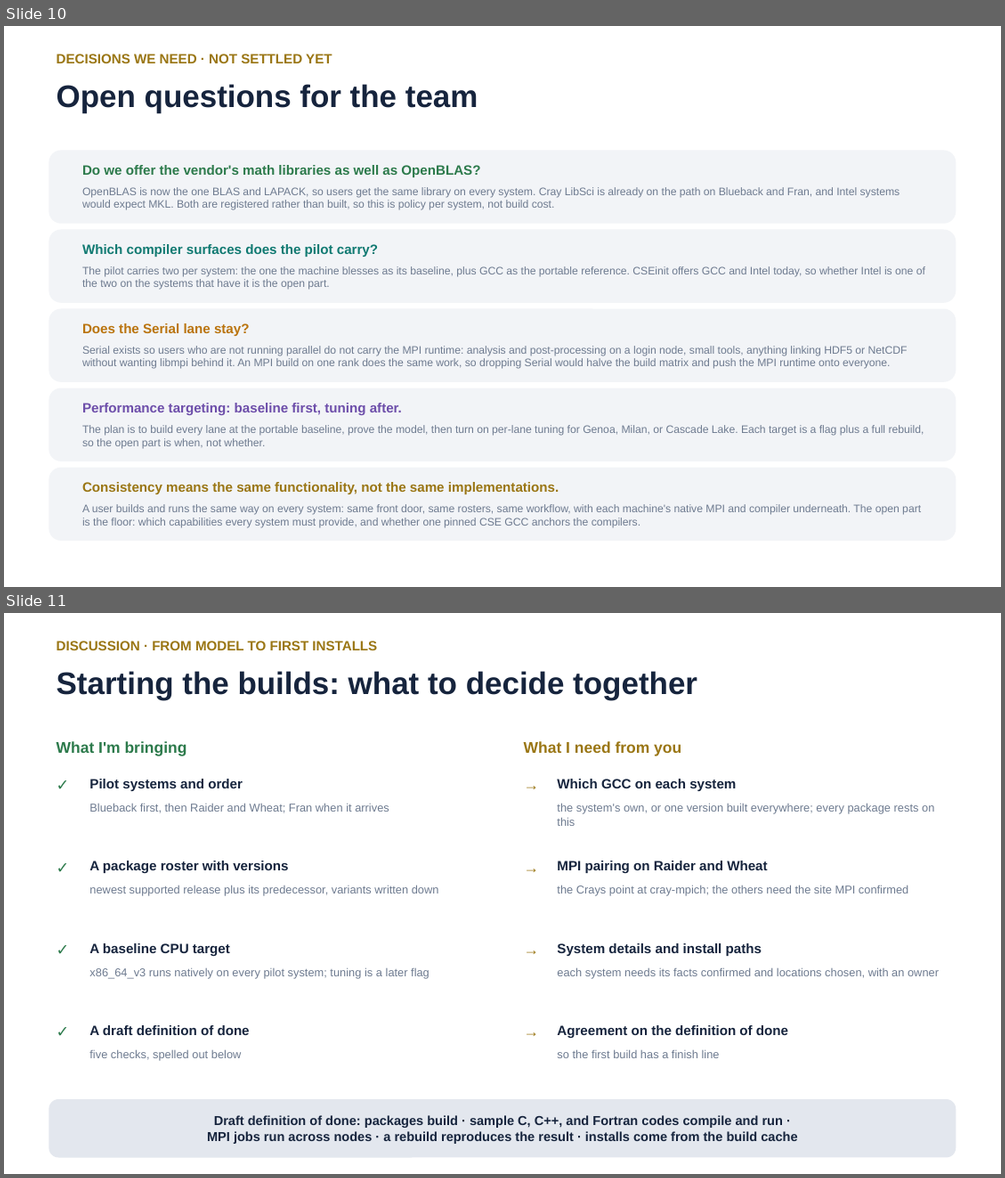
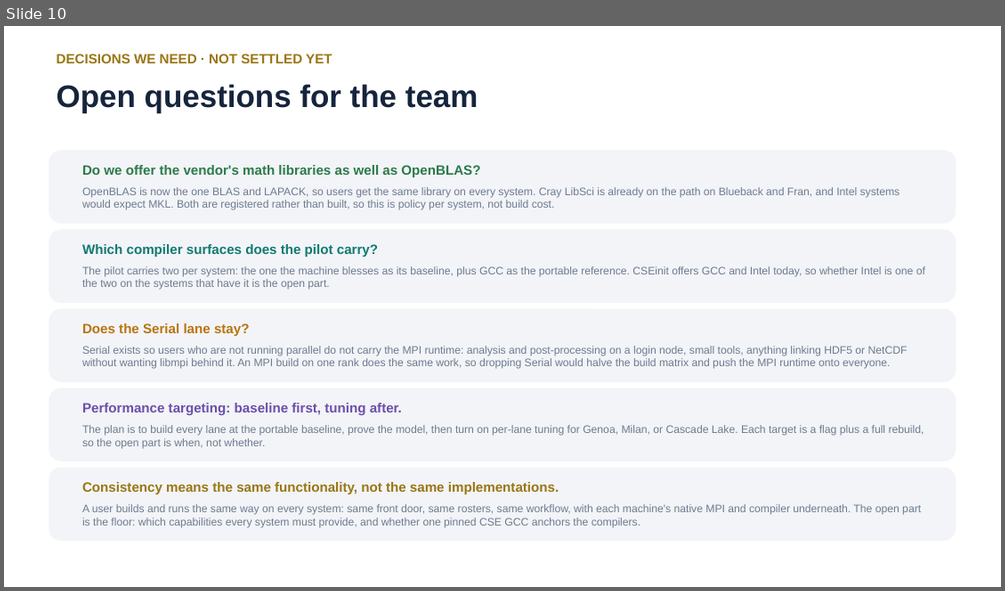
Before and after one commit to ray12514/stack-planning, a slide deck: presentations/cse_lanes_model.pptx. Shown one above the other, each under a label of ours: slides 10 and 11 before the commit, slide 10 after it. The pictures are 1005x1178 and 1005x591 pixels, drawn with LibreOffice and Linux fonts; fonts in the diff are those of the drawing. Boxes give left, top, right and bottom in pixels: in the first picture for what was removed or moved away, otherwise in the second. Text is boxed around its words. In the diff, an @@ line names an element or a change of style, - is before the commit and + after.

```diff
--- a/presentations/cse_lanes_model.pptx
+++ b/presentations/cse_lanes_model.pptx
@@ slide 11 removed at <box>4,613,1001,1174</box>, background #FFFFFF @@
@@ text removed at <box>57,641,377,650</box> @@
-DISCUSSION · FROM MODEL TO FIRST INSTALLS
@@ text removed at <box>57,671,697,700</box> @@
-Starting the builds: what to decide together
@@ text removed at <box>57,741,187,756</box> @@
-What I'm bringing
@@ text removed at <box>524,741,681,756</box> @@
-What I need from you
@@ text removed at <box>48,771,79,802</box> @@
-✓
@@ text removed at <box>517,771,546,802</box> @@
-→
@@ text removed at <box>89,779,243,791</box> @@
-Pilot systems and order
@@ text removed at <box>557,779,736,791</box> @@
-Which GCC on each system
@@ text removed at <box>89,803,389,813</box> @@
-Blueback first, then Raider and Wheat; Fran when it arrives
@@ text removed at <box>557,803,934,826</box> @@
-the system's own, or one version built everywhere; every package rests on this
@@ text removed at <box>48,854,79,884</box> @@
-✓
@@ text removed at <box>89,860,288,873</box> @@
-A package roster with versions
@@ text removed at <box>517,854,546,884</box> @@
-→
@@ text removed at <box>557,860,767,873</box> @@
-MPI pairing on Raider and Wheat
@@ text removed at <box>89,884,439,896</box> @@
-newest supported release plus its predecessor, variants written down
@@ text removed at <box>557,884,908,896</box> @@
-the Crays point at cray-mpich; the others need the site MPI confirmed
@@ text removed at <box>48,936,79,966</box> @@
-✓
@@ text removed at <box>89,943,230,956</box> @@
-A baseline CPU target
@@ text removed at <box>517,936,546,966</box> @@
-→
@@ text removed at <box>557,943,761,956</box> @@
-System details and install paths
@@ text removed at <box>89,967,429,979</box> @@
-x86_64_v3 runs natively on every pilot system; tuning is a later flag
@@ text removed at <box>557,967,938,979</box> @@
-each system needs its facts confirmed and locations chosen, with an owner
@@ text removed at <box>48,1018,79,1048</box> @@
-✓
@@ text removed at <box>89,1025,250,1035</box> @@
-A draft definition of done
@@ text removed at <box>517,1018,546,1048</box> @@
-→
@@ text removed at <box>557,1025,788,1038</box> @@
-Agreement on the definition of done
@@ text removed at <box>89,1049,242,1061</box> @@
-five checks, spelled out below
@@ text removed at <box>557,1049,720,1058</box> @@
-so the first build has a finish line
@@ rounded rectangle removed at <box>48,1099,956,1158</box> @@
-Draft definition of done: packages build · sample C, C++, and Fortran codes compile and run ·
-MPI jobs run across nodes · a rebuild reproduces the result · installs come from the build cache
```
Also in this commit, not shown: 1 slide added, 1 other file.
